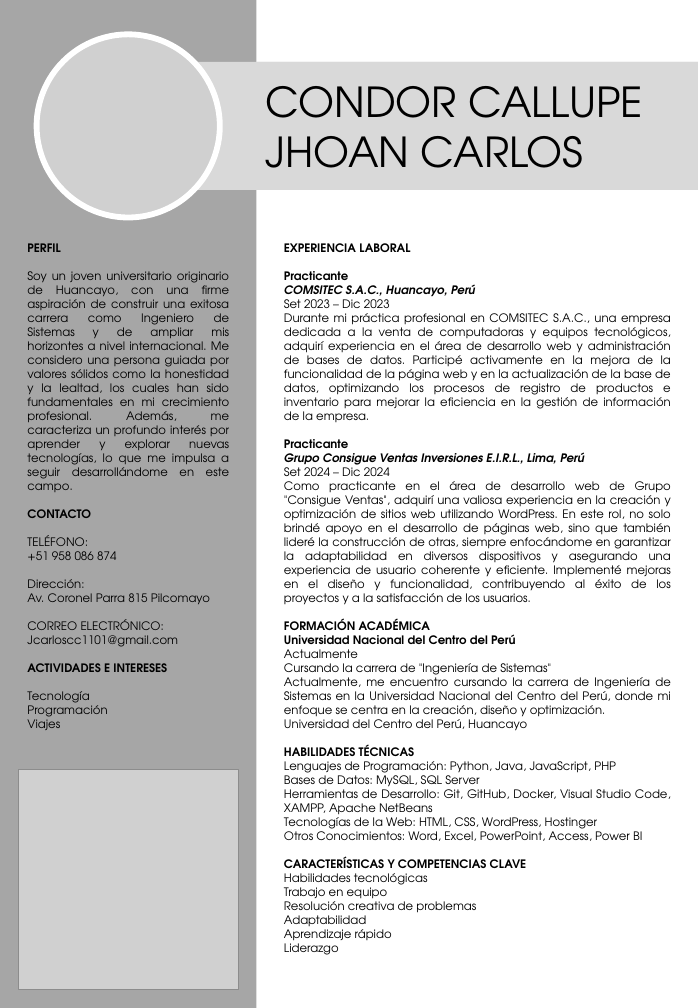
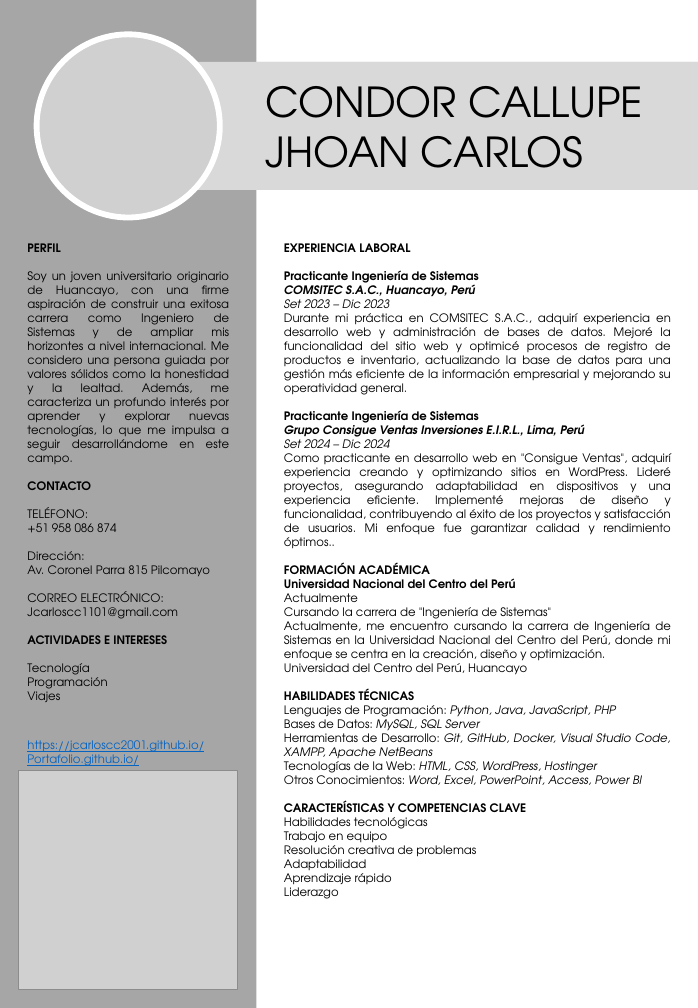
Before and after one commit to JCarlosCC2001/Portafolio.github.io, a slide deck: slide 1 of docs/CV.pptx. Drawn at 698x1008 pixels with LibreOffice and Linux fonts; fonts in the diff are those of the drawing; grey boxes stand for pictures. Boxes give left, top, right and bottom in pixels: in the first picture for what was removed or moved away, otherwise in the second. Text is boxed around its words. In the diff, an @@ line names an element or a change of style, - is before the commit and + after.

```diff
--- a/docs/CV.pptx
+++ b/docs/CV.pptx
@@ text at <box>27,271,230,464</box>: text changed @@
-Soy un joven universitario originario de Huancayo, con una firme aspiración de construir una exitosa carrera como Ingeniero de Sistemas y de ampliar mis horizontes a nivel internacional. Me considero una persona guiada por valores sólidos como la honestidad y la lealtad, los cuales han sido fundamentales en mi crecimiento profesional. Además, me caracteriza un profundo interés por aprender y explorar nuevas tecnologías, lo que me impulsa a seguir desarrollándome en este campo.
+Soy un joven universitario originario de Huancayo, con una firme aspiración de construir una exitosa carrera como Ingeniero de Sistemas y de ampliar mis horizontes a nivel internacional. Me considero una persona guiada por valores sólidos como la honestidad y la lealtad. Además, me caracteriza un profundo interés por aprender y explorar nuevas tecnologías, lo que me impulsa a seguir desarrollándome en este campo.
@@ text at <box>284,270,479,286</box>: text changed @@
-Practicante
+Practicante Ingeniería de Sistemas
@@ text at <box>284,299,671,785</box>: italic on in "Set 2023 – Dic 2023", "Set 2024 – Dic 2024", "Python, Java, JavaScript, PHP", "MySQL, SQL Server" and 3 more places @@
@@ text at <box>284,313,671,426</box>: text changed @@
-Durante mi práctica profesional en COMSITEC S.A.C., una empresa dedicada a la venta de computadoras y equipos tecnológicos, adquirí experiencia en el área de desarrollo web y administración de bases de datos. Participé activamente en la mejora de la funcionalidad de la página web y en la actualización de la base de datos, optimizando los procesos de registro de productos e inventario para mejorar la eficiencia en la gestión de información de la empresa.
-Practicante
+Durante mi práctica en COMSITEC S.A.C., adquirí experiencia en desarrollo web y administración de bases de datos. Mejoré la funcionalidad del sitio web y optimicé procesos de registro de productos e inventario, actualizando la base de datos para una gestión más eficiente de la información empresarial y mejorando su operatividad general.
+Practicante Ingeniería de Sistemas
@@ text at <box>284,453,671,549</box>: text changed @@
-Como practicante en el área de desarrollo web de Grupo "Consigue Ventas", adquirí una valiosa experiencia en la creación y optimización de sitios web utilizando WordPress. En este rol, no solo brindé apoyo en el desarrollo de páginas web, sino que también lideré la construcción de otras, siempre enfocándome en garantizar la adaptabilidad en diversos dispositivos y asegurando una experiencia de usuario coherente y eficiente. Implementé mejoras en el diseño y funcionalidad, contribuyendo al éxito de los proyectos y a la satisfacción de los usuarios.
+Como practicante en desarrollo web en "Consigue Ventas", adquirí experiencia creando y optimizando sitios en WordPress. Lideré proyectos, asegurando adaptabilidad en dispositivos y una experiencia eficiente. Implementé mejoras de diseño y funcionalidad, contribuyendo al éxito de los proyectos y satisfacción de usuarios. Mi enfoque fue garantizar calidad y rendimiento óptimos..
@@ text added at <box>27,740,204,766</box>, 9 pt, text #0563C1, underline @@
+https://jcarloscc2001.github.io/Portafolio.github.io/
```
Also in this commit, not shown: 2 other files.
